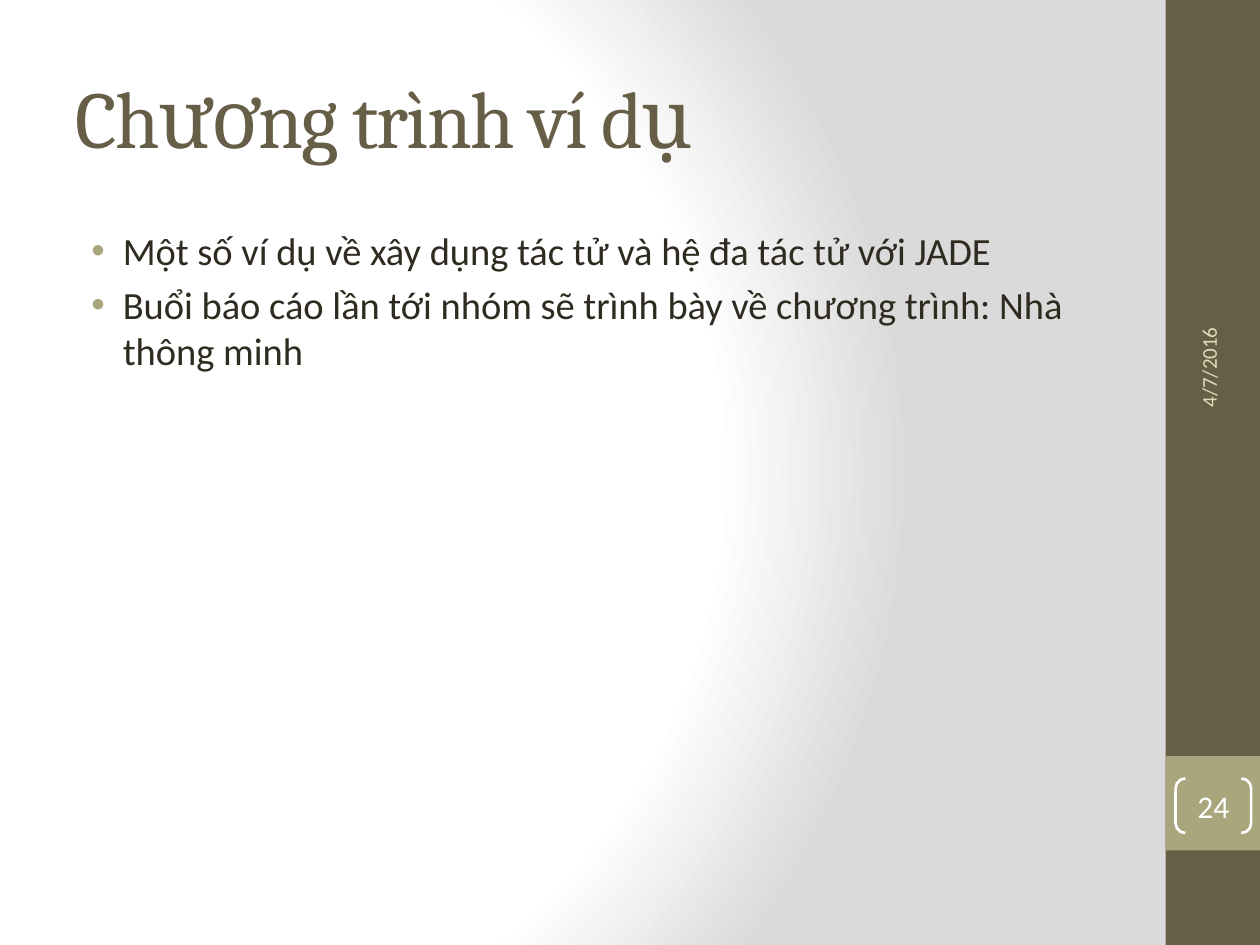
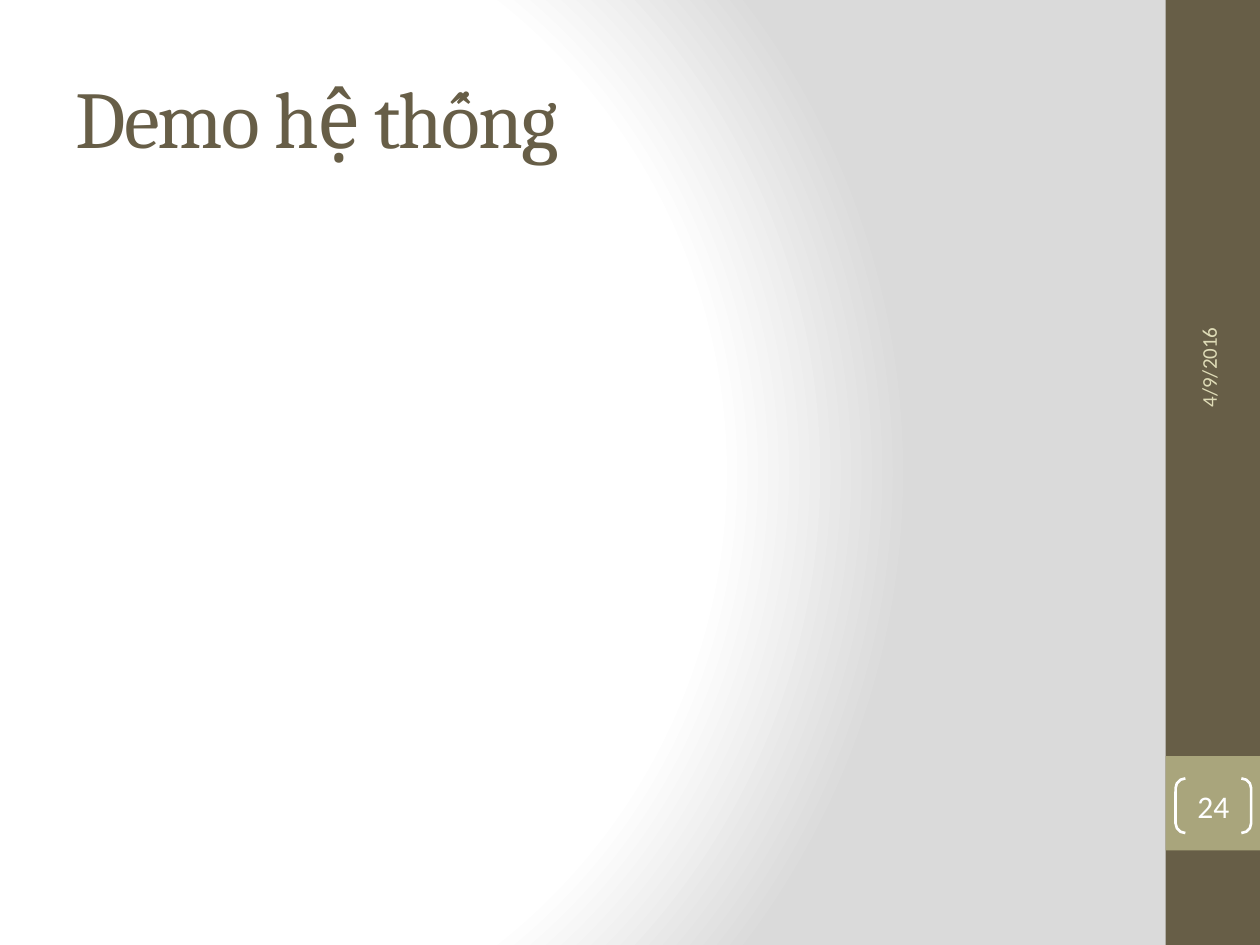
Before and after one commit to nampv92/VDHD, a slide deck: slide 24 of Group7_MultiAgentSystem_2st.pptx. Drawn at 1260x945 pixels with LibreOffice and Linux fonts; fonts in the diff are those of the drawing. Boxes give left, top, right and bottom in pixels: in the first picture for what was removed or moved away, otherwise in the second. Text is boxed around its words. In the diff, an @@ line names an element or a change of style, - is before the commit and + after.

```diff
--- a/Group7_MultiAgentSystem_2st.pptx
+++ b/Group7_MultiAgentSystem_2st.pptx
@@ title at box(76, 94, 261, 149): text changed @@
-Chương trình ví dụ
+Demo hệ thống
@@ text removed at box(123, 236, 1062, 372) @@
-• Một số ví dụ về xây dụng tác tử và hệ đa tác tử với JADE
-• Buổi báo cáo lần tới nhóm sẽ trình bày về chương trình: Nhà thông minh
@@ text at box(1197, 335, 1223, 405): text changed @@
-4/7/2016
+4/9/2016
```
Also in this commit, not shown: 4 other slides changed, 2 slides added, 2 slides removed, 10 other files.
